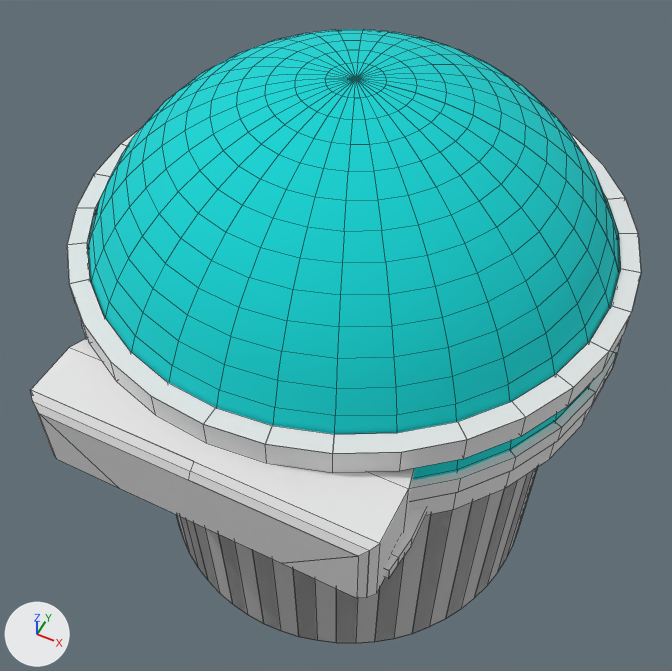
Two versions of the Blender file src/addons/no_mans_sky_base_builder/models-high-res/assets/BUILDDOOR_WATER.blend, one commit apart.
One viewpoint serves both versions: a camera (50 mm lens) standing at (1.77, -2.11, 4.3) and looking at (-0.05, 1.53, -0.24). Lighting does not change. The marker at lower left points along +X, +Y and +Z. The older version comes first. Mesh edges are drawn as thin lines.

Names of what the first picture shows: 'BUILDDOOR_WATER'.
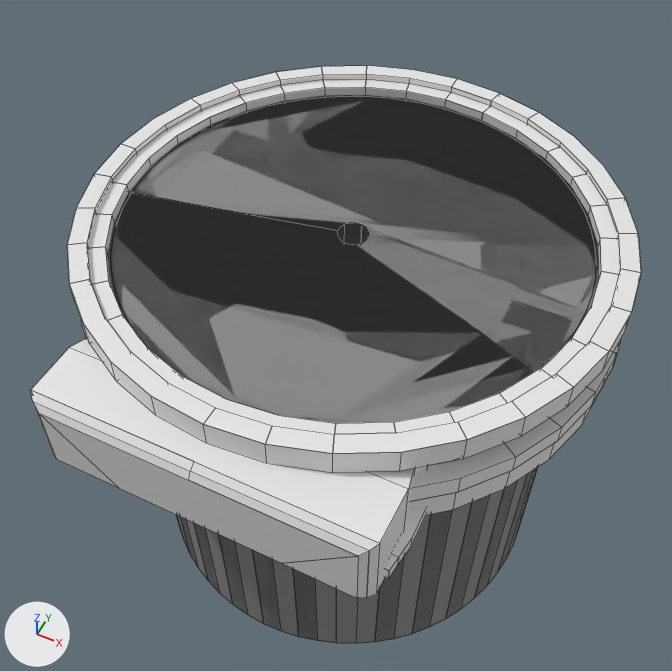
Boxes [x1, y1, x2, y2] around the edits, measured in the pictures (672 x 671 px):
'BUILDDOOR_WATER', surface changed, reshaped: before [31, 29, 641, 643]; after [31, 65, 641, 643]
part 1 of me_builddoor_water, deleted (cyan): before [88, 29, 619, 480]

What changed in the scene script:
```text
Change mat_hologramdisplacement_mat3:
    where n3 = _N.new('ShaderNodeMixRGB'); n3.name = 'Mix (Legacy)'
    remove n3.inputs[0].default_value = 0.0  # 'Factor'
Change mat_hologramdisplacement_mat2:
    where n3 = _N.new('ShaderNodeMixRGB'); n3.name = 'Mix (Legacy)'
    remove n3.inputs[0].default_value = 0.0  # 'Factor'
Change me_builddoor_water:
    used by ob_builddoor_water; location = (0.0, 0.0, 0.0)
    remove me_builddoor_water.from_pydata(...)  # 3008 vertices, 1199 faces; spans x -1.66..1.66, y -0.17..3.32, z -2.06..1.62
    add me_builddoor_water.from_pydata(...)  # 2232 vertices, 615 faces; spans x -1.66..1.66, y -0.17..3.32, z -2.06..0.66
    me_builddoor_water part 1: 45 loose pieces with 764 vertices, spanning x -1.62..1.62, y 0.05..3.29, z 0.0..1.62, are deleted
    other edits to the shape of me_builddoor_water do not show in these pictures
    remove me_builddoor_water.materials.append(mat_waterproxymat)
    remove me_builddoor_water.materials.append(mat_waterproxyinternalmat)
```
